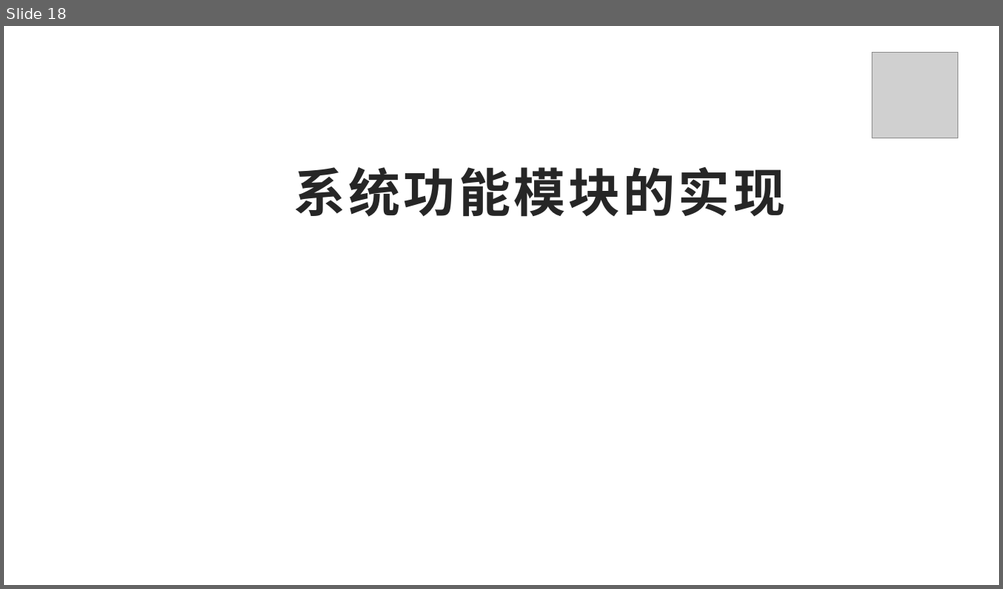
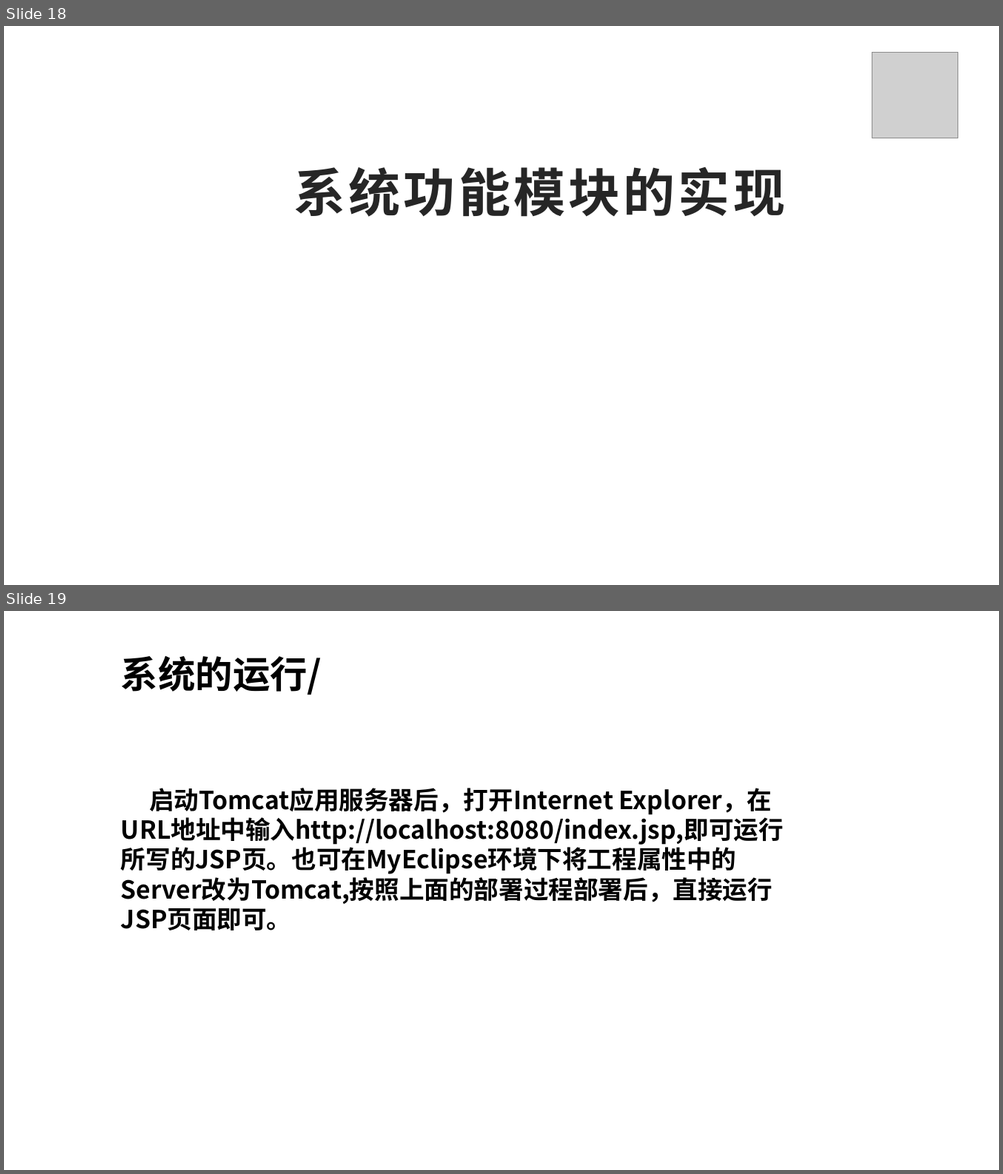
Before and after one commit to upc2018-2019-3/Team17Proj, a slide deck: 固定资产管理系统-17.pptx. Shown one above the other, each under a label of ours: slide 18 before the commit, slides 18 and 19 after it. The pictures are 1003x589 and 1003x1174 pixels, drawn with LibreOffice and Linux fonts; fonts in the diff are those of the drawing; grey boxes stand for pictures; background and template pictures are left out. Boxes give left, top, right and bottom in pixels: in the first picture for what was removed or moved away, otherwise in the second. Text is boxed around its words. In the diff, an @@ line names an element or a change of style, - is before the commit and + after.

```diff
--- a/固定资产管理系统-17.pptx
+++ b/固定资产管理系统-17.pptx
@@ slide 19 added at bbox=[4, 611, 999, 1170], background #FFFFFF @@
@@ text added at bbox=[121, 656, 322, 695], 36 pt, text #000000, bold @@
+系统的运行/
@@ text added at bbox=[121, 788, 783, 931], 24 pt, text #000000, bold @@
+启动Tomcat应用服务器后，打开Internet Explorer，在URL地址中输入http://localhost:8080/index.jsp,即可运行所写的JSP页。也可在MyEclipse环境下将工程属性中的Server改为Tomcat,按照上面的部署过程部署后，直接运行JSP页面即可。
```
Also in this commit, not shown: 1 slide changed.
